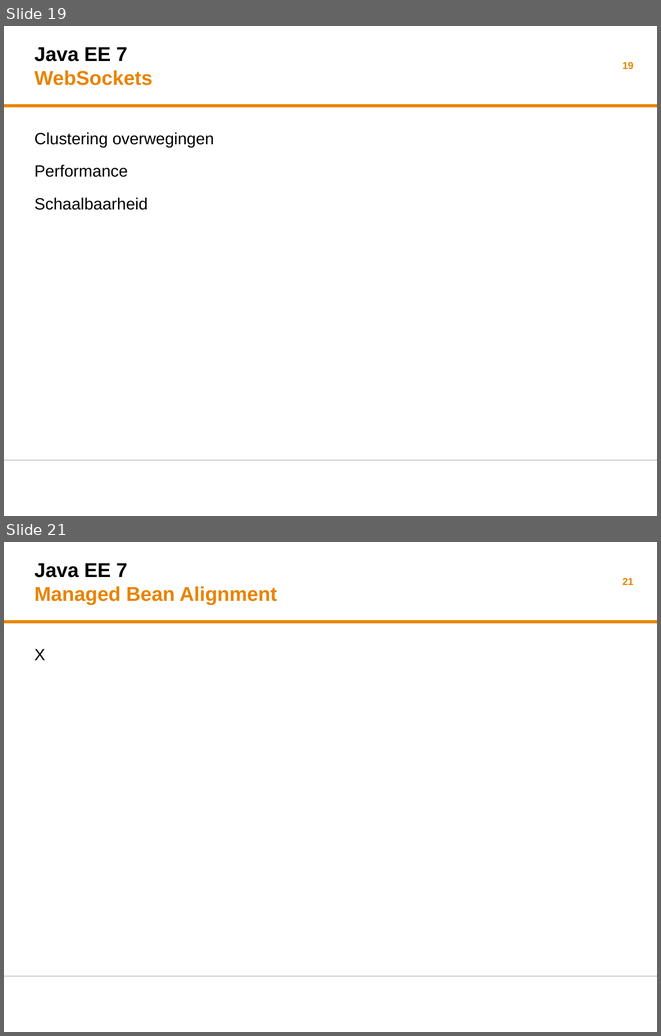
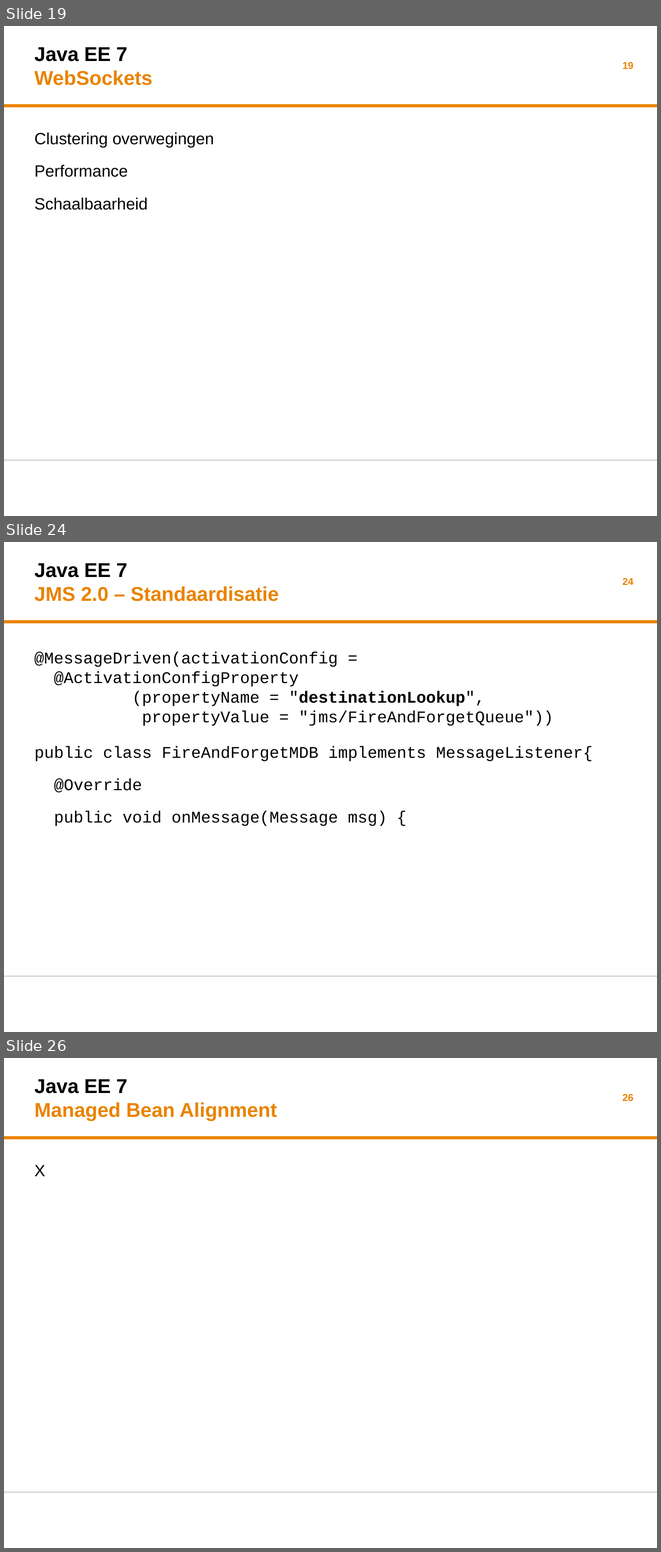
Before and after one commit to martijnblankestijn/javaee7, a slide deck: presentatie/specialmeeting-java-ee-7v2.odp. Shown one above the other, each under a label of ours: slides 19 and 21 before the commit, slides 19, 24 and 26 after it; the slides between them are not shown. The pictures are 661x1036 and 661x1552 pixels, drawn with LibreOffice and Linux fonts; fonts in the diff are those of the drawing; background and template pictures are left out. Boxes give left, top, right and bottom in pixels: in the first picture for what was removed or moved away, otherwise in the second. Text is boxed around its words. In the diff, an @@ line names an element or a change of style, - is before the commit and + after.

Commit message:
poisonous message en add van gemiste files

```diff
--- a/presentatie/specialmeeting-java-ee-7v2.odp
+++ b/presentatie/specialmeeting-java-ee-7v2.odp
@@ slide 24 added at box(4, 542, 657, 1032), background #FFFFFF; not listed: 2 template elements that a slide beside it also shows @@
@@ title added at box(34, 563, 279, 601), 22 pt, text #E98300, bold @@
+Java EE 7
+JMS 2.0 – Standaardisatie
@@ page number added at box(623, 578, 634, 585), 11 pt, text #E98300, bold @@
+24
@@ text added at box(34, 651, 593, 826), 18 pt, text #000000 @@
+@MessageDriven(mappedName="jms/FireAndForgetQueue")
+public class FireAndForgetMDB implements MessageListener{
+@Override
+public void onMessage(Message msg) {
@@ text added at box(34, 652, 554, 726), 18 pt, text #000000 @@
+@MessageDriven(activationConfig =
+@ActivationConfigProperty
+(propertyName = "destinationLookup",
+propertyValue = "jms/FireAndForgetQueue"))
@@ what was slide 21 is now slide 26 @@
@@ page number at box(623, 1094, 634, 1101): text changed @@
-21
+26
```
Also in this commit, not shown: 1 slide changed, 4 other slides added, 7 other files.
